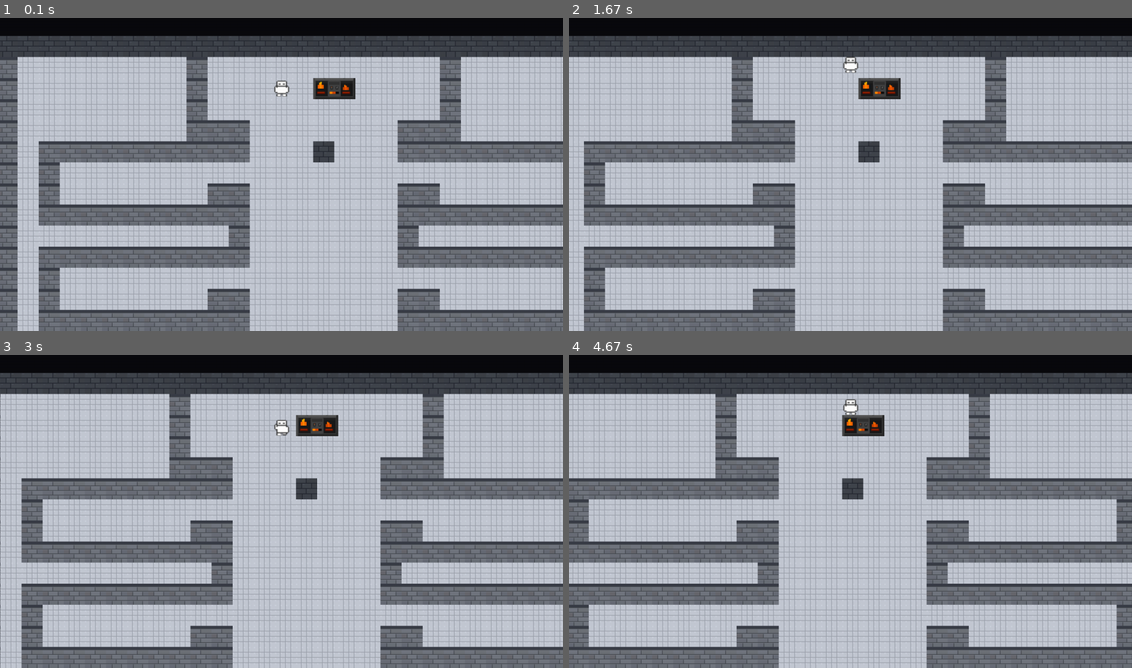
Above: before the commit, frames 1-4 (two rows, left to right).
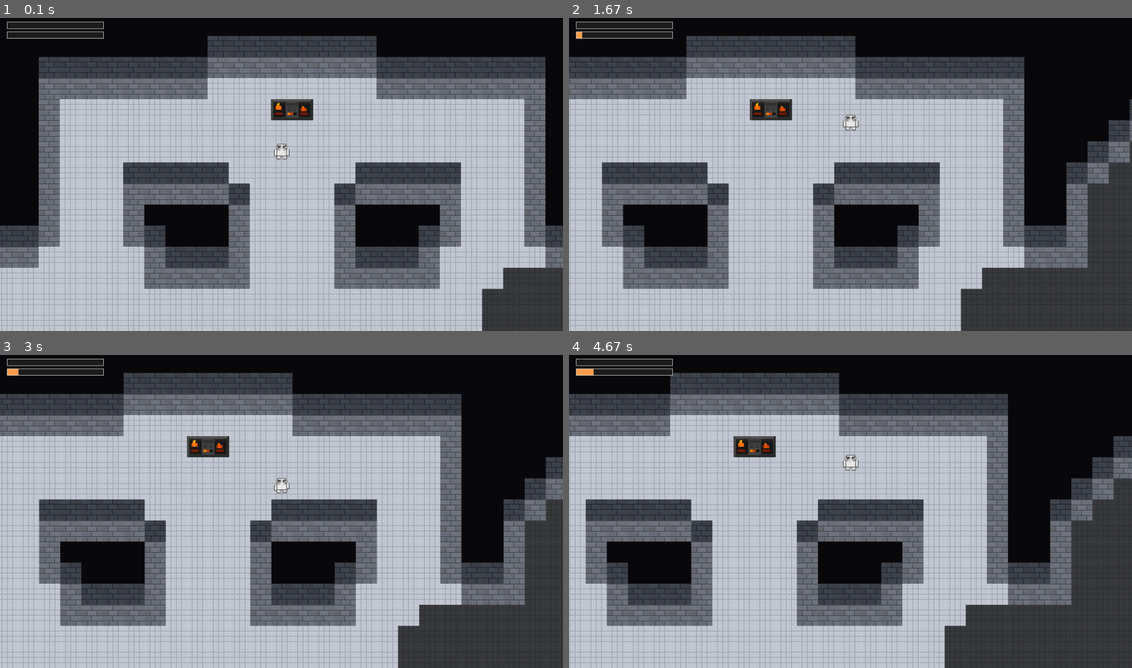
Above: after the commit, the same moments.

Repository: sser1to/pygame_project
Game: pygame game, started from main.py
Same seed, same stepped clock (60 frames per second), same inputs: the game is played once before the commit and once after it.
Inputs:
- Up to frame 1 (0.1 s): no input
- Up to frame 2 (1.67 s): hold Enter 0.33-0.8 s; hold D 0.33-0.8 s; hold D 0.83-1.3 s; hold W 1.33-1.63 s
- Up to frame 3 (3 s): hold D 1.67-2.13 s; hold A 2.17-2.7 s; hold S from 2.73 s (still down)
- Up to frame 4 (4.67 s): release S at 3.03 s; hold A 3.07-3.47 s; hold W 3.5-3.87 s; hold D 3.9-4.53 s; hold S from 4.57 s (still down)

The runs differ from the first frame. In frame 1, 58% of the frame differs, in the area x 0-100%, y 1-100%; in frame 2, 67%; in frame 3, 67%; in frame 4, 69%.

Commit message:
update textures and map

Diff:
--- a/main.py
+++ b/main.py
@@ -1,5 +1,6 @@
 import io
 import math
+import random
 from pathlib import Path
 
 import pygame
@@ -16,6 +17,33 @@
 TILE_WALL_TOP = 3
 TILE_FURNACE = 4
 TILE_SPAWN = 6
+
+ITEM_COAL = "coal"
+ITEM_CANDLE = "candle"
+ITEM_APPLE = "apple"
+ITEM_LEVER = "lever"
+ITEM_TYPES = [ITEM_COAL, ITEM_CANDLE, ITEM_APPLE, ITEM_LEVER]
+
+ITEM_DRAW_SCALE = 0.6
+ITEM_OUTLINE_COLOR = (80, 140, 200)
+
+DARK_TILE_FRACTION = 0.18
+DARK_SAFE_RADIUS = 4
+DARK_OVERLAY_ALPHA = 180
+DARK_OVERLAY_ALPHA_LIT = 90
+DARK_BLOB_COUNT = 2
+DARK_BLOB_MIN_SIZE = 30
+CANDLE_LIGHT_RADIUS = 1
+
+FREEZE_ENABLED = True
+COLD_MAX = 100.0
+COLD_RATE = 14.0
+COLD_RECOVERY_RATE = COLD_RATE / 2
+
+HUNGER_ENABLED = True
+HUNGER_MAX = 100.0
+HUNGER_RATE = 4.0
+HUNGER_RESTORE = HUNGER_MAX / 3
 
 SOLID_TILES = {0, TILE_WALL, TILE_WALL_TOP, TILE_FURNACE}
 PLAYER_SPEED = 220
@@ -49,6 +77,60 @@
     return (1, 1)
 
 
+def collect_floor_tiles(grid):
+    tiles = []
+    for ty, row in enumerate(grid):
+        for tx, tile in enumerate(row):
+            if tile == TILE_FLOOR:
+                tiles.append((tx, ty))
+    return tiles
+
+
+def grow_dark_blob(seed, target_size, available):
+    blob = {seed}
+    frontier = [seed]
+    available.remove(seed)
+    while frontier and len(blob) < target_size:
+        current = random.choice(frontier)
+        neighbors = [tile for tile in adjacent_tiles(current) if tile in available]
+        if not neighbors:
+            frontier.remove(current)
+            continue
+        next_tile = random.choice(neighbors)
+        blob.add(next_tile)
+        available.remove(next_tile)
+        frontier.append(next_tile)
+    return blob
+
+
+def build_dark_tiles(grid, spawn_tile):
+    floor_tiles = collect_floor_tiles(grid)
+    safe_tiles = [
+        tile
+        for tile in floor_tiles
+        if abs(tile[0] - spawn_tile[0]) + abs(tile[1] - spawn_tile[1]) > DARK_SAFE_RADIUS
+    ]
+    if not safe_tiles:
+        return set()
+    total = max(1, int(len(safe_tiles) * DARK_TILE_FRACTION))
+    total = min(total, len(safe_tiles))
+    blob_count = min(DARK_BLOB_COUNT, max(1, total // DARK_BLOB_MIN_SIZE))
+    remaining = total
+    available = set(safe_tiles)
+    dark_tiles = set()
+    for index in range(blob_count):
+        if not available:
+            break
+        blobs_left = blob_count - index
+        target = max(DARK_BLOB_MIN_SIZE, remaining // blobs_left)
+        target = min(target, len(available))
+        seed = random.choice(tuple(available))
+        blob = grow_dark_blob(seed, target, available)
+        dark_tiles.update(blob)
+        remaining -= len(blob)
+    return dark_tiles
+
+
 def load_svg_surface(path, size):
     try:
         import cairosvg
@@ -96,6 +178,8 @@
         self.anim_timer = 0.0
         self.anim_index = 0
         self.moving = False
+        self.last_dir = pygame.Vector2(0, -1)
+        self.carrying = None
 
     def update(self, dt, grid, map_size_px):
         keys = pygame.key.get_pressed()
@@ -110,6 +194,7 @@
             move.x += 1
 
         if move.length_squared() > 0:
+            self.last_dir = move
             move = move.normalize()
             self.moving = True
         else:
@@ -165,6 +250,156 @@
 
     def draw(self, screen, offset):
         screen.blit(self.images[self.anim_index], (self.rect.x - offset.x, self.rect.y - offset.y))
+
+
+class Item:
+    def __init__(self, kind, tile, active=False):
+        self.kind = kind
+        self.tile = tile
+        self.active = active
+
+    def draw(self, screen, assets, offset, outline=None):
+        sprite = get_item_sprite(self, assets)
+        world_x = self.tile[0] * TILE_SIZE + (TILE_SIZE - sprite.get_width()) // 2
+        world_y = self.tile[1] * TILE_SIZE + (TILE_SIZE - sprite.get_height()) // 2
+        if outline is not None:
+            screen.blit(outline, (world_x - offset.x, world_y - offset.y))
+        screen.blit(sprite, (world_x - offset.x, world_y - offset.y))
+
+
+def get_item_sprite(item, assets):
+    if item.kind == ITEM_LEVER:
+        return assets["lever_on"] if item.active else assets["lever_off"]
+    return assets[item.kind]
+
+
+def get_item_outline_key(item):
+    if item.kind == ITEM_LEVER:
+        return "lever_on" if item.active else "lever_off"
+    return item.kind
+
+
+def build_item_outlines(item_assets, color):
+    outlines = {}
+    for key, sprite in item_assets.items():
+        mask = pygame.mask.from_surface(sprite)
+        outline = mask.outline()
+        if outline:
+            outline_surface = pygame.Surface(sprite.get_size(), pygame.SRCALPHA)
+            pygame.draw.polygon(outline_surface, color, outline, 2)
+            outlines[key] = outline_surface
+        else:
+            outlines[key] = None
+    return outlines
+
+
+def spawn_items(grid, spawn_tile):
+    floor_tiles = collect_floor_tiles(grid)
+    available = [tile for tile in floor_tiles if tile != spawn_tile]
+    random.shuffle(available)
+    items = []
+    for kind in ITEM_TYPES:
+        if not available:
+            break
+        items.append(Item(kind, available.pop()))
+    return items
+
+
+def tile_in_bounds(grid, tile):
+    tx, ty = tile
+    return 0 <= ty < len(grid) and 0 <= tx < len(grid[0])
+
+
+def tile_is_placeable(grid, tile):
+    if not tile_in_bounds(grid, tile):
+        return False
+    tx, ty = tile
+    return grid[ty][tx] == TILE_FLOOR
+
+
+def get_player_tile(player):
+    return (player.rect.centerx // TILE_SIZE, player.rect.centery // TILE_SIZE)
+
+
+def player_on_tile(player, tile):
+    tile_rect = pygame.Rect(tile[0] * TILE_SIZE, tile[1] * TILE_SIZE, TILE_SIZE, TILE_SIZE)
+    return player.rect.colliderect(tile_rect)
+
+
+def direction_to_offset(direction):
+    if direction.length_squared() == 0:
+        return (0, 0)
+    if abs(direction.x) >= abs(direction.y):
+        return (1 if direction.x > 0 else -1, 0)
+    return (0, 1 if direction.y > 0 else -1)
+
+
+def adjacent_tiles(tile):
+    tx, ty = tile
+    return [(tx + 1, ty), (tx - 1, ty), (tx, ty + 1), (tx, ty - 1)]
+
+
+def get_light_tiles(dark_tiles, center_tile, radius):
+    if radius <= 0:
+        return set()
+    cx, cy = center_tile
+    light_tiles = set()
+    for dx in range(-radius, radius + 1):
+        for dy in range(-radius, radius + 1):
+            if max(abs(dx), abs(dy)) > radius:
+                continue
+            tile = (cx + dx, cy + dy)
+            if tile in dark_tiles:
+                light_tiles.add(tile)
+    return light_tiles
+
+
+def get_candle_light_tiles(dark_tiles, items, player):
+    light_tiles = set()
+    if player.carrying == ITEM_CANDLE:
+        light_tiles.update(get_light_tiles(dark_tiles, get_player_tile(player), CANDLE_LIGHT_RADIUS))
+    for item in items:
+        if item.kind == ITEM_CANDLE:
+            light_tiles.update(get_light_tiles(dark_tiles, item.tile, CANDLE_LIGHT_RADIUS))
+    return light_tiles
+
+
+def get_item_at(items, tile):
+    for item in items:
+        if item.tile == tile:
+            return item
+    return None
+
+
+def handle_interaction(player, items, grid):
+    player_tile = get_player_tile(player)
+    if player.carrying:
+        offset = direction_to_offset(player.last_dir)
+        if offset == (0, 0):
+            return False
+        target = (player_tile[0] + offset[0], player_tile[1] + offset[1])
+        if tile_is_placeable(grid, target) and get_item_at(items, target) is None:
+            items.append(Item(player.carrying, target))
+            player.carrying = None
+        return False
+
+    candidate_tiles = [player_tile] + adjacent_tiles(player_tile)
+    for tile in candidate_tiles:
+        item = get_item_at(items, tile)
+        if item is None:
+            continue
+        if item.kind == ITEM_LEVER:
+            if item.active:
+                continue
+            item.active = True
+        elif item.kind == ITEM_APPLE:
+            items.remove(item)
+            return True
+        else:
+            player.carrying = item.kind
+            items.remove(item)
+        return False
+    return False
 
 
 def compute_camera(player_rect, map_size_px):
@@ -213,6 +448,87 @@
                 screen.blit(assets["furnace_single"], (world_x - offset.x, world_y - offset.y))
 
 
+def draw_items(screen, items, assets, offset):
+    for item in items:
+        item.draw(screen, assets, offset)
+
+
+def draw_item_outlines(screen, items, assets, outlines, offset, player):
+    player_tile = get_player_tile(player)
+    can_pick = player.carrying is None
+    pickable_tiles = [player_tile] + adjacent_tiles(player_tile)
+    candidate = None
+    candidate_dist = None
+    player_center = player.rect.center
+    for item in items:
+        if item.tile not in pickable_tiles:
+            continue
+        if item.kind == ITEM_LEVER and item.active:
+            continue
+        if item.kind != ITEM_LEVER and not can_pick:
+            continue
+        tile_center = (
+            item.tile[0] * TILE_SIZE + TILE_SIZE // 2,
+            item.tile[1] * TILE_SIZE + TILE_SIZE // 2,
+        )
+        dist = (tile_center[0] - player_center[0]) ** 2 + (tile_center[1] - player_center[1]) ** 2
+        if candidate is None or dist < candidate_dist:
+            candidate = item
+            candidate_dist = dist
+
+    if candidate is None:
+        return
+    outline_key = get_item_outline_key(candidate)
+    outline = outlines.get(outline_key)
+    if outline is None:
+        return
+    sprite = get_item_sprite(candidate, assets)
+    world_x = candidate.tile[0] * TILE_SIZE + (TILE_SIZE - sprite.get_width()) // 2
+    world_y = candidate.tile[1] * TILE_SIZE + (TILE_SIZE - sprite.get_height()) // 2
+    screen.blit(outline, (world_x - offset.x, world_y - offset.y))
+
+
+def draw_carried_item(screen, player, assets, offset):
+    if not player.carrying:
+        return
+    sprite = assets[player.carrying]
+    world_x = player.rect.centerx - sprite.get_width() // 2
+    world_y = player.rect.centery - sprite.get_height() // 2
+    screen.blit(sprite, (world_x - offset.x, world_y - offset.y))
+
+
+def draw_darkness(screen, dark_tiles, overlay, lit_overlay, lit_tiles, offset):
+    for tx, ty in dark_tiles:
+        world_x = tx * TILE_SIZE
+        world_y = ty * TILE_SIZE
+        if (tx, ty) in lit_tiles:
+            screen.blit(lit_overlay, (world_x - offset.x, world_y - offset.y))
+        else:
+            screen.blit(overlay, (world_x - offset.x, world_y - offset.y))
+
+
+def draw_cold_bar(screen, cold_value):
+    bar_width = 220
+    bar_height = 16
+    x = 16
+    y = 16
+    pygame.draw.rect(screen, (30, 30, 30), (x, y, bar_width, bar_height))
+    fill_width = int(bar_width * (cold_value / COLD_MAX))
+    pygame.draw.rect(screen, (80, 180, 255), (x, y, fill_width, bar_height))
+    pygame.draw.rect(screen, (230, 230, 230), (x, y, bar_width, bar_height), 1)
+
+
+def draw_hunger_bar(screen, hunger_value):
+    bar_width = 220
+    bar_height = 16
+    x = 16
+    y = 38
+    pygame.draw.rect(screen, (30, 30, 30), (x, y, bar_width, bar_height))
+    fill_width = int(bar_width * (hunger_value / HUNGER_MAX))
+    pygame.draw.rect(screen, (255, 160, 80), (x, y, fill_width, bar_height))
+    pygame.draw.rect(screen, (230, 230, 230), (x, y, bar_width, bar_height), 1)
+
+
 def main():
     pygame.init()
     screen = pygame.display.set_mode((SCREEN_WIDTH, SCREEN_HEIGHT))
@@ -232,6 +548,16 @@
         "furnace_single": load_svg_surface(TEXTURES_DIR / "furnace.svg", (TILE_SIZE, TILE_SIZE)),
     }
 
+    item_size = int(TILE_SIZE * ITEM_DRAW_SCALE)
+    item_assets = {
+        ITEM_COAL: load_svg_surface(TEXTURES_DIR / "coal.svg", (item_size, item_size)),
+        ITEM_CANDLE: load_svg_surface(TEXTURES_DIR / "candle.svg", (item_size, item_size)),
+        ITEM_APPLE: load_svg_surface(TEXTURES_DIR / "apple.svg", (item_size, item_size)),
+        "lever_off": load_svg_surface(TEXTURES_DIR / "lever_off.svg", (item_size, item_size)),
+        "lever_on": load_svg_surface(TEXTURES_DIR / "lever_on.svg", (item_size, item_size)),
+    }
+    item_outlines = build_item_outlines(item_assets, ITEM_OUTLINE_COLOR)
+
     player_size = int(TILE_SIZE * 0.75)
     player_images = [
         load_svg_surface(TEXTURES_DIR / "player_stand.svg", (player_size, player_size)),
@@ -240,6 +566,15 @@
     ]
 
     spawn_tile = find_spawn_tile(grid)
+    dark_tiles = build_dark_tiles(grid, spawn_tile)
+    items = spawn_items(grid, spawn_tile)
+    dark_overlay = pygame.Surface((TILE_SIZE, TILE_SIZE), pygame.SRCALPHA)
+    dark_overlay.fill((0, 0, 0, DARK_OVERLAY_ALPHA))
+    dark_overlay_lit = pygame.Surface((TILE_SIZE, TILE_SIZE), pygame.SRCALPHA)
+    dark_overlay_lit.fill((0, 0, 0, DARK_OVERLAY_ALPHA_LIT))
+    cold_value = 0.0
+    hunger_value = 0.0
+    dead = False
     start_x = spawn_tile[0] * TILE_SIZE + (TILE_SIZE - player_size) / 2
     start_y = spawn_tile[1] * TILE_SIZE + (TILE_SIZE - player_size) / 2
     player = Player((start_x, start_y), player_size, player_images)
@@ -250,13 +585,53 @@
         for event in pygame.event.get():
             if event.type == pygame.QUIT:
                 running = False
-
-        player.update(dt, grid, map_size_px)
+            elif event.type == pygame.KEYDOWN:
+                if event.key == pygame.K_w:
+                    player.last_dir = pygame.Vector2(0, -1)
+                elif event.key == pygame.K_s:
+                    player.last_dir = pygame.Vector2(0, 1)
+                elif event.key == pygame.K_a:
+                    player.last_dir = pygame.Vector2(-1, 0)
+                elif event.key == pygame.K_d:
+                    player.last_dir = pygame.Vector2(1, 0)
+                elif event.key == pygame.K_RETURN and not dead:
+                    ate_apple = handle_interaction(player, items, grid)
+                    if ate_apple and HUNGER_ENABLED:
+                        hunger_value = max(0.0, hunger_value - HUNGER_RESTORE)
+
+        if not dead:
+            player.update(dt, grid, map_size_px)
         camera = compute_camera(player.rect, map_size_px)
+
+        player_tile = get_player_tile(player)
+        light_tiles = get_candle_light_tiles(dark_tiles, items, player)
+
+        if FREEZE_ENABLED:
+            in_dark = player_tile in dark_tiles and player_tile not in light_tiles
+            if in_dark:
+                cold_value = min(COLD_MAX, cold_value + COLD_RATE * dt)
+            else:
+                cold_value = max(0.0, cold_value - COLD_RECOVERY_RATE * dt)
+
+        if HUNGER_ENABLED:
+            hunger_value = min(HUNGER_MAX, hunger_value + HUNGER_RATE * dt)
+
+        if FREEZE_ENABLED and cold_value >= COLD_MAX:
+            dead = True
+        if HUNGER_ENABLED and hunger_value >= HUNGER_MAX:
+            dead = True
 
         screen.fill((10, 10, 14))
         draw_map(screen, grid, assets, camera)
+        draw_items(screen, items, item_assets, camera)
+        draw_darkness(screen, dark_tiles, dark_overlay, dark_overlay_lit, light_tiles, camera)
         player.draw(screen, camera)
+        draw_carried_item(screen, player, item_assets, camera)
+        draw_item_outlines(screen, items, item_assets, item_outlines, camera, player)
+        if FREEZE_ENABLED:
+            draw_cold_bar(screen, cold_value)
+        if HUNGER_ENABLED:
+            draw_hunger_bar(screen, hunger_value)
         pygame.display.flip()
 
     pygame.quit()
--- a/map.txt
+++ b/map.txt
@@ -1,21 +1,54 @@
-0 0 0 0 0 0 0 0 0 0 0 0 0 0 0 0 0 0 0 0 0 0 0 0 0 0 0 0 0 0 0 0 0
-0 3 3 3 3 3 3 3 3 3 3 3 3 3 3 3 3 3 3 3 3 3 3 3 3 3 3 3 3 3 3 3 0
-0 2 1 1 1 1 1 1 1 1 2 1 1 1 1 1 1 1 1 1 1 1 2 1 1 1 1 1 1 1 1 2 0
-0 2 1 1 1 1 1 1 1 1 2 1 1 1 6 1 4 4 1 1 1 1 2 1 1 1 1 1 1 1 1 2 0
-0 2 1 1 1 1 1 1 1 1 2 1 1 1 1 1 1 1 1 1 1 1 2 1 1 1 1 1 1 1 1 2 0
-0 2 1 1 1 1 1 1 1 1 2 2 2 1 1 1 1 1 1 1 2 2 2 1 1 1 1 1 1 1 1 2 0
-0 2 1 2 2 2 2 2 2 2 2 2 2 1 1 1 3 1 1 1 2 2 2 2 2 2 2 2 2 2 1 2 0
-0 2 1 2 1 1 1 1 1 1 1 1 1 1 1 1 1 1 1 1 1 1 1 1 1 1 1 1 1 2 1 2 0
-0 2 1 2 1 1 1 1 1 1 1 2 2 1 1 1 1 1 1 1 2 2 1 1 1 1 1 1 1 2 1 2 0
-0 2 1 2 2 2 2 2 2 2 2 2 2 1 1 1 1 1 1 1 2 2 2 2 2 2 2 2 2 2 1 2 0
-0 2 1 1 1 1 1 1 1 1 1 1 2 1 1 1 1 1 1 1 2 1 1 1 1 1 1 1 1 1 1 2 0
-0 2 1 2 2 2 2 2 2 2 2 2 2 1 1 1 1 1 1 1 2 2 2 2 2 2 2 2 2 2 1 2 0
-0 2 1 2 1 1 1 1 1 1 1 1 1 1 1 1 1 1 1 1 1 1 1 1 1 1 1 1 1 2 1 2 0
-0 2 1 2 1 1 1 1 1 1 1 2 2 1 1 1 1 1 1 1 2 2 1 1 1 1 1 1 1 2 1 2 0
-0 2 1 2 2 2 2 2 2 2 2 2 2 1 1 1 1 1 1 1 2 2 2 2 2 2 2 2 2 2 1 2 0
-0 2 1 1 1 1 1 1 1 1 1 1 2 1 1 1 1 1 1 1 2 1 1 1 1 1 1 1 1 1 1 2 0
-0 2 1 2 2 2 2 2 2 2 2 2 2 1 1 1 1 1 1 1 2 2 2 2 2 2 2 2 2 2 1 2 0
-0 2 1 2 1 1 1 1 1 1 1 1 1 1 1 1 1 1 1 1 1 1 1 1 1 1 1 1 1 2 1 2 0
-0 2 1 2 2 2 2 2 2 2 2 2 2 1 1 1 1 1 1 1 2 2 2 2 2 2 2 2 2 2 1 2 0
-0 2 2 2 2 2 2 2 2 2 2 2 2 2 2 2 2 2 2 2 2 2 2 2 2 2 2 2 2 2 2 2 0
-0 0 0 0 0 0 0 0 0 0 0 0 0 0 0 0 0 0 0 0 0 0 0 0 0 0 0 0 0 0 0 0 0
+0 0 0 0 0 0 0 0 0 0 0 0 0 0 0 0 0 0 0 0 0 0 0 0 0 0 0 0 0 0 0 0 0 0 0 0 0 0 0 0 0 0 0 0 0 0 0 0 0 0 0 0
+0 0 0 0 0 0 0 0 0 0 0 0 0 0 0 0 0 0 0 0 0 0 3 3 3 3 3 3 3 3 0 0 0 0 0 0 0 0 0 0 0 0 0 0 0 0 0 0 0 0 0 0
+0 0 0 0 0 0 0 0 0 0 0 0 0 0 3 3 3 3 3 3 3 3 2 2 2 2 2 2 2 2 3 3 3 3 3 3 3 3 0 0 0 0 0 0 0 0 0 0 0 0 0 0
+0 0 0 3 3 3 3 3 0 0 0 0 0 0 2 2 2 2 2 2 2 2 1 1 1 1 1 1 1 1 2 2 2 2 2 2 2 2 0 0 0 0 0 0 3 3 3 3 3 0 0 0
+0 0 3 2 2 2 2 2 3 0 0 0 0 0 2 1 1 1 1 1 1 1 1 1 1 4 4 1 1 1 1 1 1 1 1 1 1 2 0 0 0 0 0 3 2 2 2 2 2 3 0 0
+0 3 2 1 1 1 1 1 2 3 0 0 0 0 2 1 1 1 1 1 1 1 1 1 1 1 1 1 1 1 1 1 1 1 1 1 1 2 0 0 0 0 3 2 1 1 1 1 1 2 3 0
+0 2 1 1 1 1 1 1 1 2 3 0 0 0 2 1 1 1 1 1 1 1 1 1 1 6 1 1 1 1 1 1 1 1 1 1 1 2 0 0 0 3 2 1 1 1 1 1 1 1 2 0
+0 2 1 1 1 1 1 1 1 1 2 3 0 0 2 1 1 1 3 3 3 3 3 1 1 1 1 1 1 3 3 3 3 3 1 1 1 2 0 0 3 2 1 1 1 1 1 1 1 1 2 0
+0 2 1 1 1 1 1 1 1 1 1 2 0 0 2 1 1 1 2 2 2 2 2 3 1 1 1 1 3 2 2 2 2 2 1 1 1 2 0 0 2 1 1 1 1 1 1 1 1 1 2 0
+0 0 3 1 1 1 1 1 1 1 1 2 0 0 2 1 1 1 2 0 0 0 0 2 1 1 1 1 2 0 0 0 0 2 1 1 1 2 0 0 2 1 1 1 1 1 1 1 1 3 2 0
+0 0 2 3 3 3 3 1 1 1 1 2 3 3 2 1 1 1 2 3 0 0 0 2 1 1 1 1 2 0 0 0 3 2 1 1 1 2 3 3 2 1 1 1 1 3 3 3 3 2 0 0
+0 0 0 2 2 2 2 3 1 1 1 2 2 2 1 1 1 1 1 2 3 3 3 2 1 1 1 1 2 3 3 3 2 1 1 1 1 1 2 2 2 1 1 1 3 2 2 2 2 0 0 0
+0 0 0 0 0 0 0 2 1 1 1 1 1 1 1 1 1 1 1 2 2 2 2 2 1 1 1 1 2 2 2 2 2 1 1 1 1 1 1 1 1 1 1 1 2 0 0 0 0 0 0 0
+0 0 0 0 0 0 0 2 1 1 1 1 1 1 1 1 1 1 1 1 1 1 1 1 1 1 1 1 1 1 1 1 1 1 1 1 1 1 1 1 1 1 1 1 2 0 0 0 0 0 0 0
+0 0 0 0 0 0 0 2 1 1 1 1 1 1 1 1 1 1 1 1 1 1 1 1 1 1 1 1 1 1 1 1 1 1 1 1 1 1 1 1 1 1 1 1 2 0 0 0 0 0 0 0
+0 0 0 3 3 3 3 2 1 1 1 3 3 3 1 1 1 1 1 3 3 3 3 3 1 1 1 1 3 3 3 3 3 1 1 1 1 1 3 3 3 1 1 1 2 3 3 3 3 0 0 0
+0 0 3 2 2 2 2 1 1 1 1 2 2 2 3 1 1 1 3 2 2 2 2 2 1 1 1 1 2 2 2 2 2 3 1 1 1 3 2 2 2 1 1 1 1 2 2 2 2 3 0 0
+0 3 2 1 1 1 1 1 1 1 1 2 0 0 2 1 1 1 2 0 0 0 0 2 1 1 1 1 2 0 0 0 0 2 1 1 1 2 0 0 2 1 1 1 1 1 1 1 1 2 3 0
+0 2 1 1 1 1 1 1 1 1 1 2 0 0 2 1 1 1 2 0 0 0 0 2 1 1 1 1 2 0 0 0 0 2 1 1 1 2 0 0 2 1 1 1 1 1 1 1 1 1 2 0
+0 2 1 1 1 1 1 1 1 1 3 0 0 0 2 1 1 1 2 0 0 0 0 2 1 1 1 1 2 0 0 0 0 2 1 1 1 2 0 0 0 3 1 1 1 1 1 1 1 1 2 0
+0 2 1 1 1 1 1 1 1 3 2 0 0 0 2 1 1 1 2 3 3 3 3 2 3 1 1 3 2 3 3 3 3 2 1 1 1 2 0 0 0 2 3 1 1 1 1 1 1 1 2 0
+0 0 3 1 1 1 1 1 3 2 0 0 0 0 2 1 1 1 2 2 2 2 2 1 1 1 1 1 1 2 2 2 2 2 1 1 1 2 0 0 0 0 2 3 1 1 1 1 1 3 2 0
+0 0 2 3 1 1 1 3 2 0 0 0 0 0 2 1 1 1 1 1 1 1 2 1 1 1 1 1 1 2 1 1 1 1 1 1 1 2 0 0 0 0 0 2 3 1 1 1 3 2 0 0
+0 0 0 2 1 1 1 2 0 0 0 0 0 0 2 1 1 1 1 1 1 1 1 1 1 1 1 1 1 1 1 1 1 1 1 1 1 2 0 0 0 0 0 0 2 1 1 1 2 0 0 0
+0 0 0 2 1 1 1 2 0 0 0 0 0 0 0 3 1 1 1 1 1 1 1 1 1 1 1 1 1 1 1 1 1 1 1 1 3 0 0 0 0 0 0 0 2 1 1 1 2 0 0 0
+0 0 0 2 1 1 1 2 0 0 0 0 0 0 0 2 3 1 1 1 1 1 3 1 1 1 1 1 1 3 1 1 1 1 1 3 2 0 0 0 0 0 0 0 2 1 1 1 2 0 0 0
+0 0 0 2 1 1 1 2 0 0 0 0 0 0 0 0 2 3 1 1 3 3 2 1 1 1 1 1 1 2 3 3 1 1 3 2 0 0 0 0 0 0 0 0 2 1 1 1 2 0 0 0
+0 0 0 2 1 1 1 2 3 3 3 3 3 3 3 0 0 2 1 1 2 2 0 3 3 1 1 3 3 0 2 2 1 1 2 0 0 3 3 3 3 3 3 3 2 1 1 1 2 0 0 0
+0 0 0 2 1 1 1 2 2 2 2 2 2 2 2 3 0 2 1 1 2 0 3 2 1 1 1 1 2 3 0 2 1 1 2 0 3 2 2 2 2 2 2 2 2 1 1 1 2 0 0 0
+0 0 0 0 3 1 1 1 1 1 1 1 1 1 1 2 3 2 1 1 2 3 2 1 1 1 1 1 1 2 3 2 1 1 2 3 2 1 1 1 1 1 1 1 1 1 1 3 0 0 0 0
+0 0 0 0 2 1 1 1 1 1 1 1 1 1 1 1 2 2 1 1 2 2 1 1 1 1 1 1 1 1 2 2 1 1 2 2 1 1 1 1 1 1 1 1 1 1 1 2 0 0 0 0
+0 0 0 0 2 1 1 1 1 1 1 1 1 1 1 1 1 1 1 1 1 1 1 1 1 3 3 1 1 1 1 1 1 1 1 1 1 1 1 1 1 1 1 1 1 1 1 2 0 0 0 0
+0 0 0 0 2 1 1 1 1 1 1 1 1 1 1 1 1 1 1 1 1 1 1 1 3 2 2 3 1 1 1 1 1 1 1 1 1 1 1 1 1 1 1 1 1 1 1 2 0 0 0 0
+0 0 0 0 2 1 1 1 1 1 1 1 1 1 1 1 1 1 1 1 1 1 1 3 2 0 0 2 3 1 1 1 1 1 1 1 1 1 1 1 1 1 1 1 1 1 1 2 0 0 0 0
+0 0 0 0 2 1 1 1 1 1 1 1 1 1 1 1 3 3 1 1 1 3 3 2 0 0 0 0 2 3 3 1 1 1 3 3 1 1 1 1 1 1 1 1 1 1 1 2 0 0 0 0
+0 0 0 0 0 3 1 1 1 1 1 1 1 1 1 3 0 2 1 1 1 2 2 0 0 0 0 0 0 2 2 1 1 1 2 0 3 1 1 1 1 1 1 1 1 1 3 0 0 0 0 0
+0 0 0 0 0 2 3 3 3 1 1 1 3 3 3 0 0 0 3 1 1 1 2 0 0 0 0 0 0 2 1 1 1 3 0 0 0 3 3 3 1 1 1 3 3 3 2 0 0 0 0 0
+0 0 0 0 0 0 2 2 2 1 1 1 2 0 0 0 0 0 2 1 1 1 2 3 0 0 0 0 3 2 1 1 1 2 0 0 0 0 0 2 1 1 1 2 2 2 0 0 0 0 0 0
+0 0 0 0 0 0 0 0 2 1 1 1 2 0 0 0 0 0 0 3 1 1 1 2 0 0 0 0 2 1 1 1 3 0 0 0 0 0 0 2 1 1 1 2 0 0 0 0 0 0 0 0
+0 0 0 0 0 0 0 0 2 1 1 1 2 0 0 0 0 0 0 2 1 1 1 2 3 3 3 3 2 1 1 1 2 0 0 0 0 0 0 2 1 1 1 2 0 0 0 0 0 0 0 0
+0 0 0 0 0 0 0 0 2 1 1 1 2 0 0 0 0 0 0 0 3 1 1 1 2 2 2 2 1 1 1 3 0 0 0 0 0 0 0 2 1 1 1 2 0 0 0 0 0 0 0 0
+0 0 0 0 0 0 0 0 2 1 1 1 2 0 0 0 0 0 0 0 2 1 1 1 1 1 1 1 1 1 1 2 0 0 0 0 0 0 0 2 1 1 1 2 0 0 0 0 0 0 0 0
+0 0 0 0 0 0 0 0 2 1 1 1 2 3 3 3 0 0 0 0 0 3 1 1 1 1 1 1 1 1 3 0 0 0 0 0 3 3 3 2 1 1 1 2 0 0 0 0 0 0 0 0
+0 0 0 0 0 0 0 0 2 1 1 1 1 2 2 2 3 3 3 3 3 2 3 1 1 1 1 1 1 3 2 3 3 3 3 3 2 2 2 1 1 1 1 2 0 0 0 0 0 0 0 0
+0 0 0 0 0 0 0 0 0 3 1 1 1 1 1 1 2 2 2 2 2 2 2 1 1 1 1 1 1 2 2 2 2 2 2 2 1 1 1 1 1 1 3 0 0 0 0 0 0 0 0 0
+0 0 0 0 0 0 0 0 0 2 1 1 1 1 1 1 1 1 1 1 1 1 1 1 1 1 1 1 1 1 1 1 1 1 1 1 1 1 1 1 1 1 2 0 0 0 0 0 0 0 0 0
+0 0 0 0 0 0 0 0 0 0 3 3 1 1 1 1 1 1 1 1 1 1 1 1 1 1 1 1 1 1 1 1 1 1 1 1 1 1 1 1 3 3 0 0 0 0 0 0 0 0 0 0
+0 0 0 0 0 0 0 0 0 0 2 2 3 3 3 3 3 3 3 3 3 1 1 1 1 1 1 1 1 1 1 3 3 3 3 3 3 3 3 3 2 2 0 0 0 0 0 0 0 0 0 0
+0 0 0 0 0 0 0 0 0 0 0 0 2 2 2 2 2 2 2 2 2 3 1 1 1 1 1 1 1 1 3 2 2 2 2 2 2 2 2 2 0 0 0 0 0 0 0 0 0 0 0 0
+0 0 0 0 0 0 0 0 0 0 0 0 0 0 0 0 0 0 0 0 0 2 3 1 1 1 1 1 1 3 2 0 0 0 0 0 0 0 0 0 0 0 0 0 0 0 0 0 0 0 0 0
+0 0 0 0 0 0 0 0 0 0 0 0 0 0 0 0 0 0 0 0 0 0 2 3 1 1 1 1 3 2 0 0 0 0 0 0 0 0 0 0 0 0 0 0 0 0 0 0 0 0 0 0
+0 0 0 0 0 0 0 0 0 0 0 0 0 0 0 0 0 0 0 0 0 0 0 2 3 3 3 3 2 0 0 0 0 0 0 0 0 0 0 0 0 0 0 0 0 0 0 0 0 0 0 0
+0 0 0 0 0 0 0 0 0 0 0 0 0 0 0 0 0 0 0 0 0 0 0 0 2 2 2 2 0 0 0 0 0 0 0 0 0 0 0 0 0 0 0 0 0 0 0 0 0 0 0 0
+0 0 0 0 0 0 0 0 0 0 0 0 0 0 0 0 0 0 0 0 0 0 0 0 0 0 0 0 0 0 0 0 0 0 0 0 0 0 0 0 0 0 0 0 0 0 0 0 0 0 0 0
Not shown, changed: textures/player_stand.svg
Not shown, changed: textures/player_walk.svg
Not shown, changed: textures/player_walk2.svg
Not shown, changed: textures/wall_side.svg
